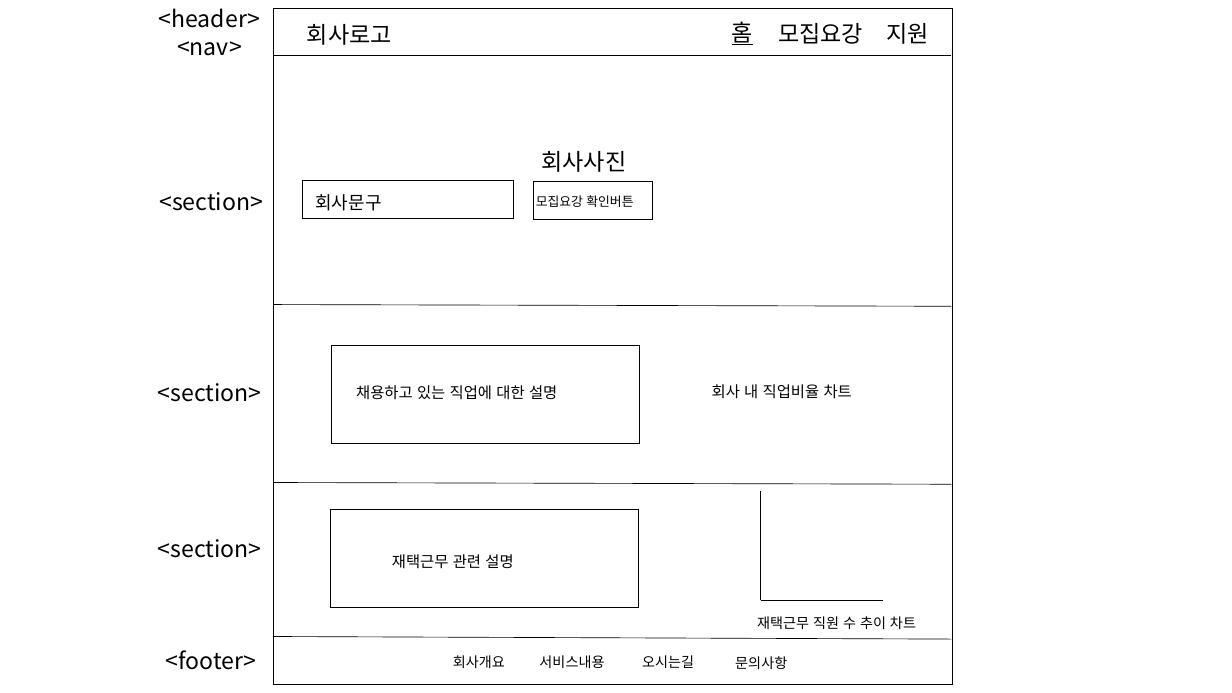
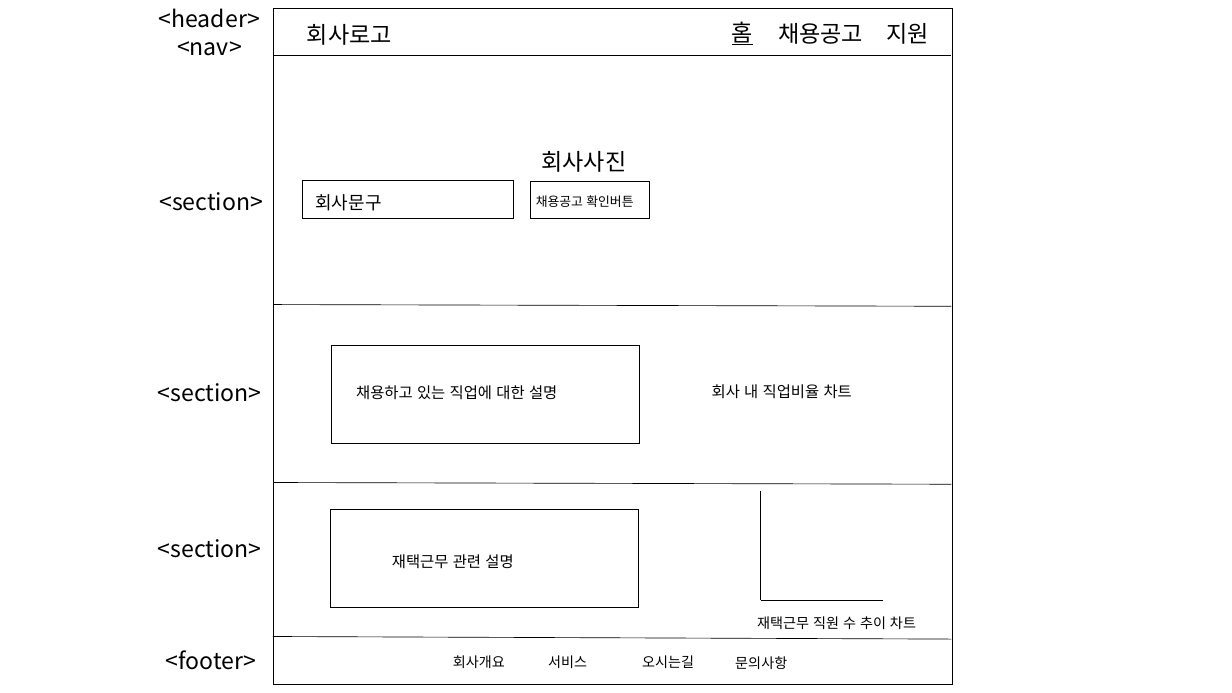
Before and after one commit to pyeong0/A-company-site, a slide deck: slide 1 of myweb/myweb_layout.pptx. Drawn at 1232x693 pixels with LibreOffice and Linux fonts; fonts in the diff are those of the drawing. Boxes give left, top, right and bottom in pixels: in the first picture for what was removed or moved away, otherwise in the second. Text is boxed around its words. In the diff, an @@ line names an element or a change of style, - is before the commit and + after.

```diff
--- a/myweb/myweb_layout.pptx
+++ b/myweb/myweb_layout.pptx
@@ text at [778, 23, 863, 44]: text changed @@
-모집요강
+채용공고
@@ text at [536, 195, 633, 207]: text changed @@
-모집요강 확인버튼
+채용공고 확인버튼
@@ text at [548, 655, 587, 668]: text changed @@
-서비스내용
+서비스
```
Also in this commit, not shown: 3 other files.
